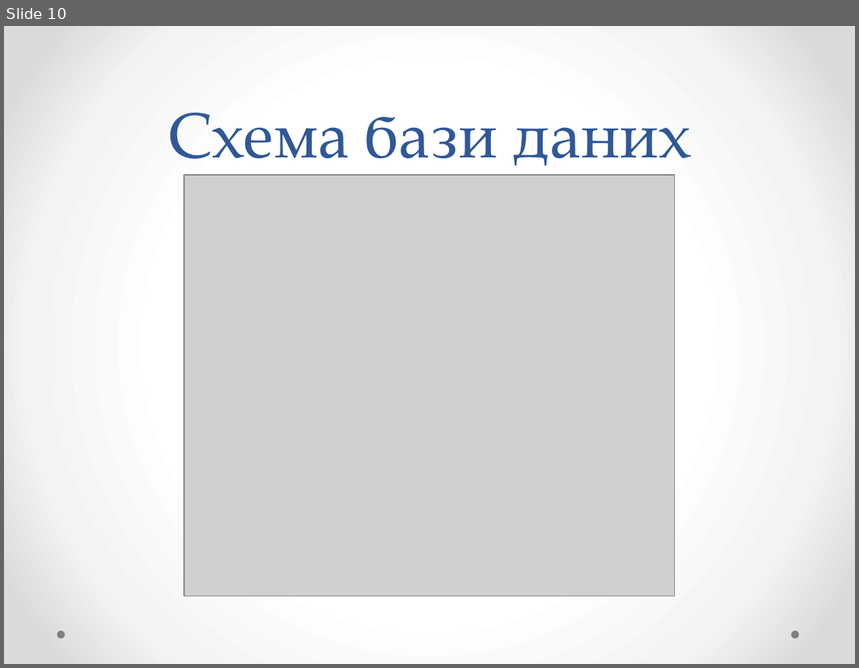
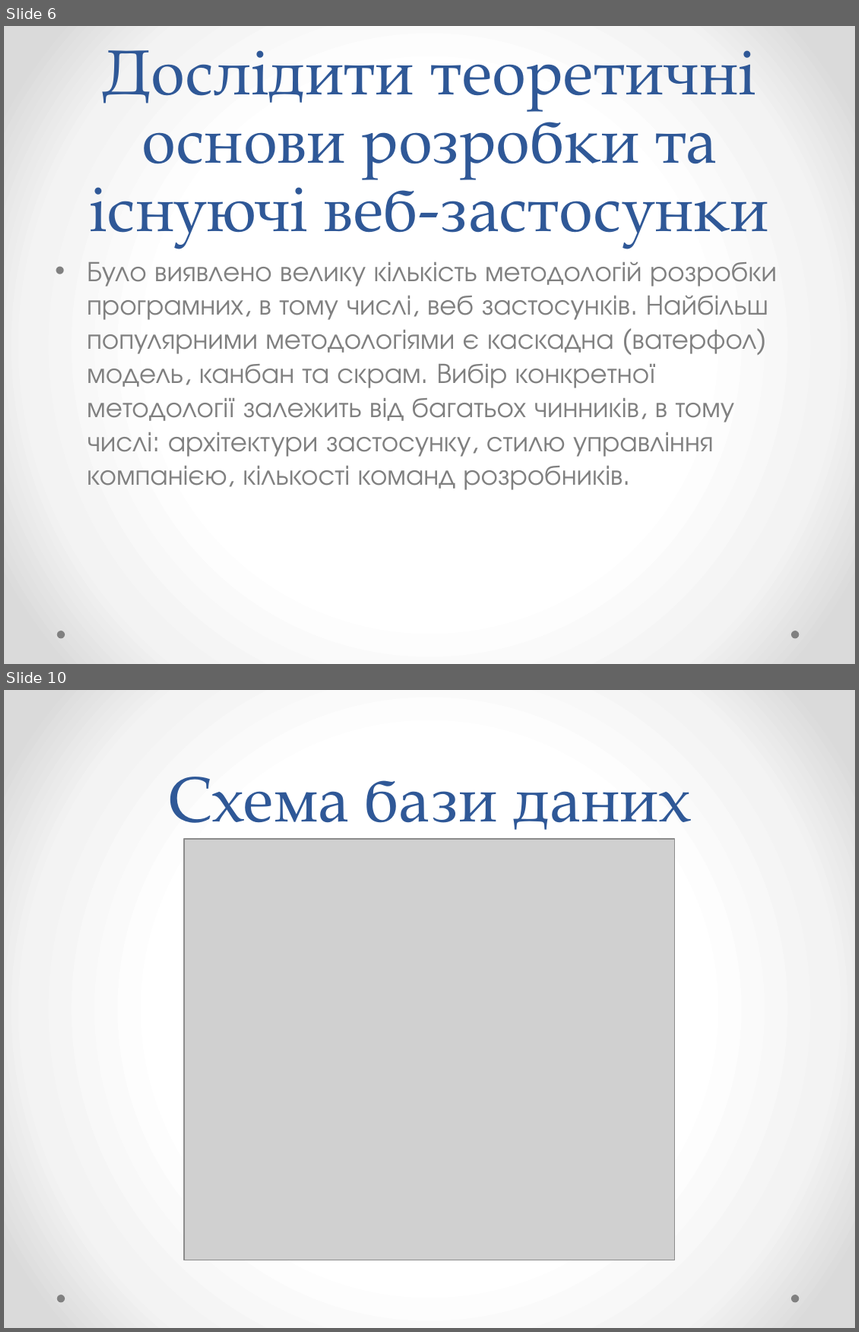
Before and after one commit to YaroslavGozak/University, a slide deck: Диплом/Розробка застосунку Месенджер.pptx. Shown one above the other, each under a label of ours: slide 10 before the commit, slides 6 and 10 after it; the slides between them are not shown. The pictures are 859x668 and 859x1332 pixels, drawn with LibreOffice and Linux fonts; fonts in the diff are those of the drawing; grey boxes stand for pictures. Boxes give left, top, right and bottom in pixels: in the first picture for what was removed or moved away, otherwise in the second. Text is boxed around its words. In the diff, an @@ line names an element or a change of style, - is before the commit and + after.

```diff
--- a/Диплом/Розробка застосунку Месенджер.pptx
+++ b/Диплом/Розробка застосунку Месенджер.pptx
@@ slide 6 added at (4, 26, 855, 664), background gradient #FFFFFF to #F4F4F4 to #DADADA; not listed: 2 template elements that a slide beside it also shows @@
@@ title added at (89, 50, 769, 248), 54 pt, text #2F5897 @@
+Дослідити теоретичні основи розробки та існуючі веб-застосунки
@@ text added at (87, 262, 777, 490), 24 pt, text #808080 @@
+• Було виявлено велику кількість методологій розробки програмних, в тому числі, веб застосунків. Найбільш популярними методологіями є каскадна (ватерфол) модель, канбан та скрам. Вибір конкретної методології залежить від багатьох чинників, в тому числі: архітектури застосунку, стилю управління компанією, кількості команд розробників.
```
Also in this commit, not shown: 3 slides changed, 6 other slides added, 8 slides removed, 5 other files.
